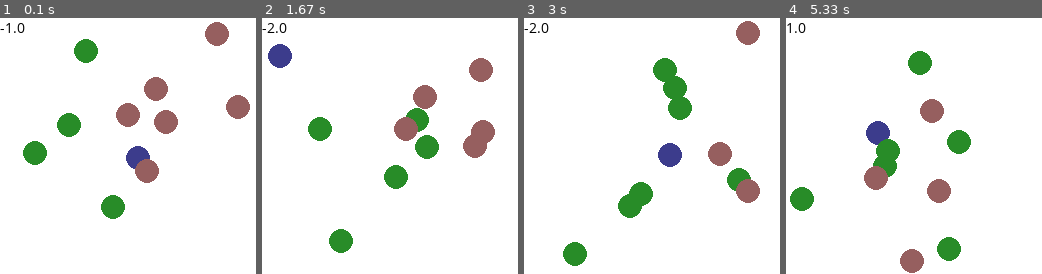
Above: before the commit, frames 1-4 (left to right).
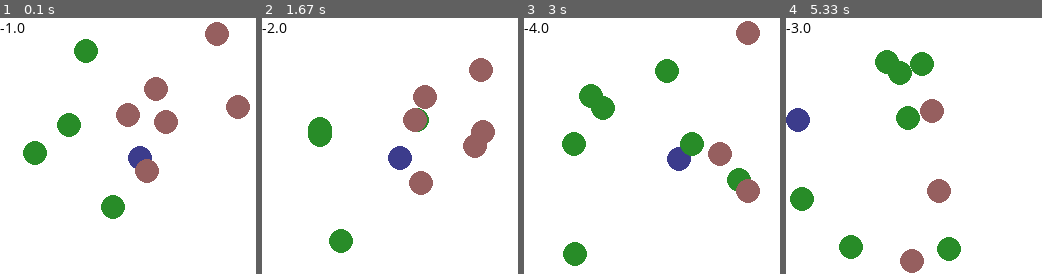
Above: after the commit, the same moments.

Repository: vladiordan36/WaterWorld-
Game: pygame game, started from ple/games/waterworld.py
Two runs of this game, one before a commit and one after it. Both use one fixed random seed, a clock stepped at 60 frames per second and the inputs below.
Inputs:
- Up to frame 1 (0.1 s): no input
- Up to frame 2 (1.67 s): no input
- Up to frame 3 (3 s): no input
- Up to frame 4 (5.33 s): no input

The runs differ from the first frame. In frame 1, 0.1% of the frame differs, in the area x 49-60%, y 50-59%; in frame 2, 4.4%; in frame 3, 5.9%; in frame 4, 6.6%, in the area x 0-73%, y 1-95%.

Commit message:
q-learning implemented

Diff:
--- a/ple/games/waterworld.py
+++ b/ple/games/waterworld.py
@@ -30,6 +30,7 @@
     num_creeps : int (default: 3)
         The number of creeps on the screen at once.
     """
+
 
     def __init__(self,
                  width=48,
@@ -69,6 +70,16 @@
         self.player = None
         self.creeps = None
 
+        self.reward = 0
+        self.old_score = 0
+        self.learning_rate = 0.2
+        self.discount = 0.9
+        self.epsilon = 0.9
+        self.q = {}
+        self.old_q = 0
+        self.old_x = self.width / 2
+        self.old_y = self.height / 2
+
     def _handle_player_events(self):
         self.dx = 0
         self.dy = 0
@@ -161,6 +172,34 @@
 
         return state
 
+    def generate_q(self):
+        q = {}
+        for x in range(0,self.width):
+            for y in range(0,self.height):
+                for a in self.actions:
+                    q[x, y, a] = random.random()
+
+        return q
+
+    def get_max_future_q(self):
+        max = 0
+        for action in self.actions:
+            value = self.q[math.floor(self.player.pos.x), math.floor(self.player.pos.y), action]
+            if value > max:
+                max = value
+        return max
+
+
+    def compute_q(self, action):
+        if self.old_score < self.score:
+            reward = 1
+        else:
+            reward = -1
+
+        self.old_q = self.q[math.floor(self.old_x), math.floor(self.old.y), action]
+        self.q[math.floor(self.old_x), math.floor(self.old.y), action] = math.floor(self.old_q) + self.learning_rate * (self.reward + self.discount * self.get_max_future_q() - self.q[math.floor(self.old_x), math.floor(self.old.y), action])
+
+
     def getScore(self):
         return self.score
 
@@ -207,7 +246,10 @@
                 pygame.quit()
                 sys.exit()
 
-        key = random.choice(list(self.actions.values()))
+        if random.random() > self.epsilon:
+            key = random.choice(list(self.actions.values()))
+        else:
+            key = self.get_max_future_q()
 
         if key == self.actions["left"]:
             self.dx -= self.AGENT_SPEED
@@ -253,13 +295,15 @@
 
     pygame.init()
     game = WaterWorld(width=256, height=256, num_creeps=10)
+    game.q = game.generate_q()
     game.screen = pygame.display.set_mode(game.getScreenDims(), 0, 32)
     game.clock = pygame.time.Clock()
     game.rng = np.random.RandomState(24)
     game.init()
     myfont = pygame.font.SysFont('Comic Sans MS', 15)
-
-    while True and game.creep_counts['GOOD']:
+    print(game.generate_q())
+
+    while not game.game_over():
         dt = game.clock.tick_busy_loop(30)
         game.step(dt)
         textsurface = myfont.render(str(game.score), True, (0, 0, 0))
